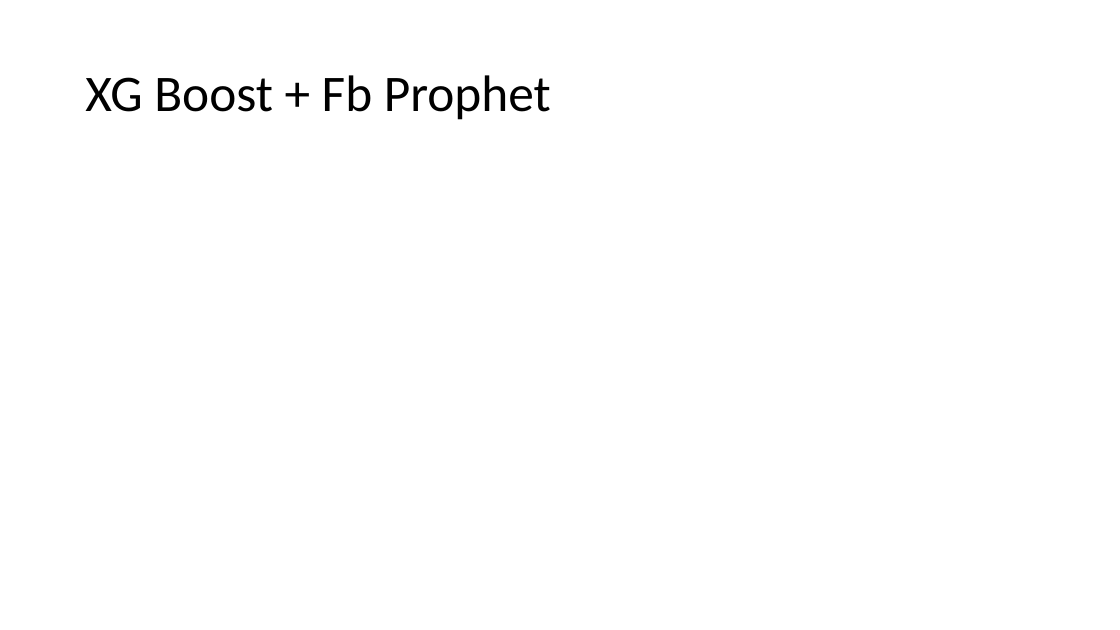
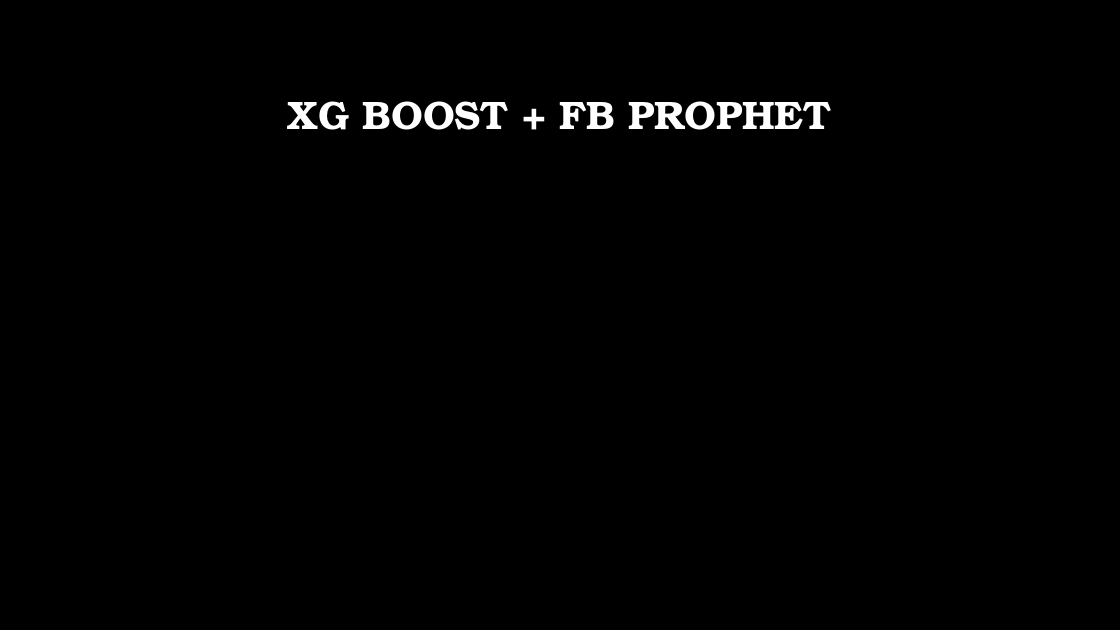
Before and after one commit to pratha19/Hourly_Energy_Consumption_Prediction, a slide deck: slide 17 of Capstone1_SDGE_ML.pptx (slide 14 before the commit). Drawn at 1120x630 pixels with LibreOffice and Linux fonts; fonts in the diff are those of the drawing; background and template pictures are left out. Boxes give left, top, right and bottom in pixels: in the first picture for what was removed or moved away, otherwise in the second. Text is boxed around its words. In the diff, an @@ line names an element or a change of style, - is before the commit and + after.

```diff
--- a/Capstone1_SDGE_ML.pptx
+++ b/Capstone1_SDGE_ML.pptx
@@ background #FFFFFF to picture (left out) @@
@@ title at [288, 101, 831, 130]: text changed; size 44 to 34 pt; font Calibri to TeX Gyre Bonum; text colour #000000 to #FFFFFF; bold on @@
-XG Boost + Fb Prophet
+XG BOOST + FB PROPHET
```
Also in this commit, not shown: 11 other slides changed, 6 slides added, 3 slides removed, 1 other file.
